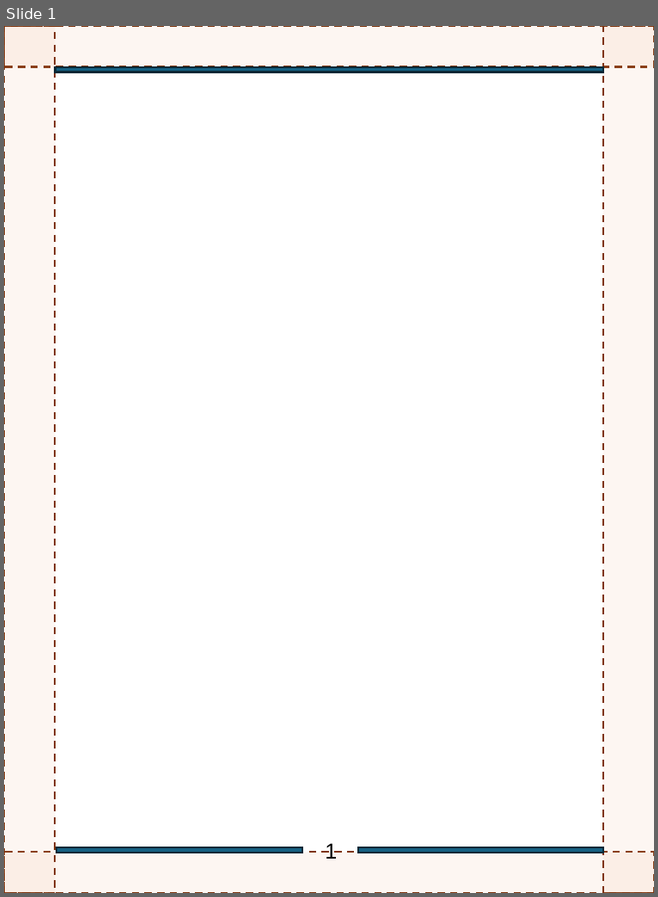
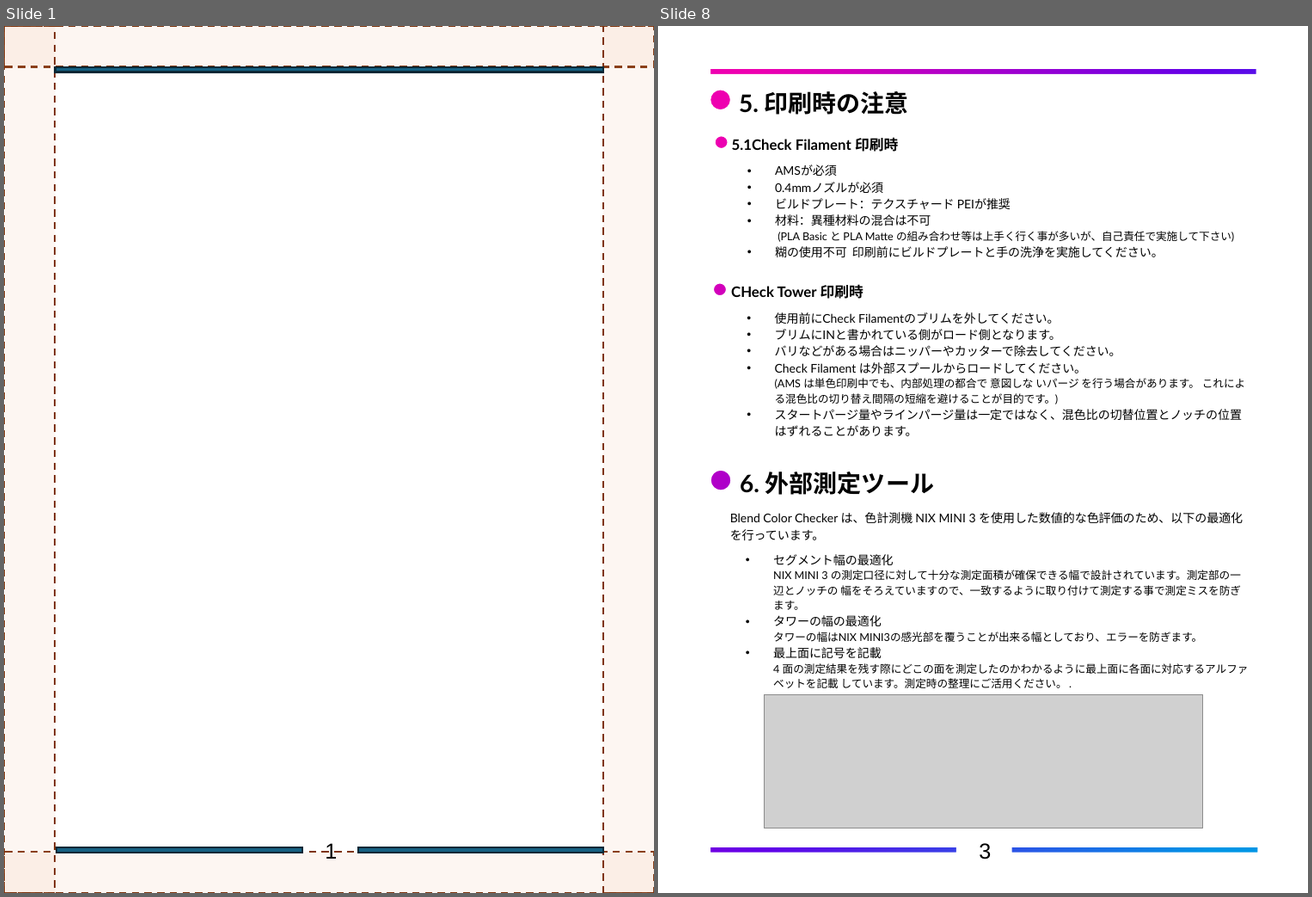
Before and after one commit to FlexChromaHQ/FlexChroma, a slide deck: Documents/Original/FlexChroma_Blend_Color_Checker-JP.pptx. Shown side by side, each under a label of ours: slide 1 before the commit, slides 1 and 8 after it; the slides between them are not shown. The pictures are 658x897 and 1312x897 pixels, drawn with LibreOffice and Linux fonts; fonts in the diff are those of the drawing; grey boxes stand for pictures. Boxes give left, top, right and bottom in pixels: in the first picture for what was removed or moved away, otherwise in the second. Text is boxed around its words. In the diff, an @@ line names an element or a change of style, - is before the commit and + after.

Commit message:
Update Blend Color Checker

```diff
--- a/Documents/Original/FlexChroma_Blend_Color_Checker-JP.pptx
+++ b/Documents/Original/FlexChroma_Blend_Color_Checker-JP.pptx
@@ slide 8 added at (x1=658, y1=26, x2=1308, y2=893), background #FFFFFF @@
@@ freeform shape added at (x1=660, y1=27, x2=1308, y2=893), fill #FFFFFF @@
@@ rectangle added at (x1=663, y1=30, x2=1307, y2=889), fill gradient #EE00B0 to #6200E8 to #0095E5 @@
@@ text added at (x1=739, y1=91, x2=909, y2=115), 20 pt, text #000000, bold @@
+5. 印刷時の注意
@@ text added at (x1=732, y1=138, x2=1234, y2=242), 10 pt, text #000000 @@
+5.1Check Filament 印刷時
+• AMSが必須
+• 0.4mmノズルが必須
+• ビルドプレート：テクスチャード PEIが推奨
+• 材料：異種材料の混合は不可
+(PLA Basic と PLA Matte の組み合わせ等は上手く行く事が多いが、自己責任で実施して下さい)
+• 糊の使用不可 印刷前にビルドプレートと手の洗浄を実施してください。
@@ text added at (x1=731, y1=284, x2=1245, y2=436), 10 pt, text #000000 @@
+CHeck Tower 印刷時
+• 使用前にCheck Filamentのブリムを外してください。
+• ブリムにINと書かれている側がロード側となります。
+• バリなどがある場合はニッパーやカッターで除去してください。
+• Check Filament は外部スプールからロードしてください。
+(AMS は単色印刷中でも、内部処理の都合で 意図しな いパージ を行う場合があります。 これによる混色比の切り替え間隔の短縮を避けることが目的です。)
+• スタートパージ量やラインパージ量は一定ではなく、混色比の切替位置とノッチの位置はずれることがあります。
@@ text added at (x1=740, y1=471, x2=934, y2=495), 20 pt, text #000000, bold @@
+6. 外部測定ツール
@@ text added at (x1=730, y1=512, x2=1249, y2=688), 9 pt, text #000000 @@
+Blend Color Checker は、色計測機 NIX MINI 3 を使用した数値的な色評価のため、以下の最適化を行っています。
+• セグメント幅の最適化
+NIX MINI 3 の測定口径に対して十分な測定面積が確保できる幅で設計されています。測定部の一辺とノッチの 幅をそろえていますので、一致するように取り付けて測定する事で測定ミスを防ぎます。
+• タワーの幅の最適化
+タワーの幅はNIX MINI3の感光部を覆うことが出来る幅としており、エラーを防ぎます。
+• 最上面に記号を記載
+4 面の測定結果を残す際にどこの面を測定したのかわかるように最上面に各面に対応するアルファベットを記載 しています。測定時の整理にご活用ください。 .
@@ picture added at (x1=764, y1=694, x2=1203, y2=828) @@
@@ text added at (x1=979, y1=843, x2=991, y2=859), 18 pt, text #000000 @@
+3
```
Also in this commit, not shown: 4 slides changed, 3 other slides added, 4 other files.
